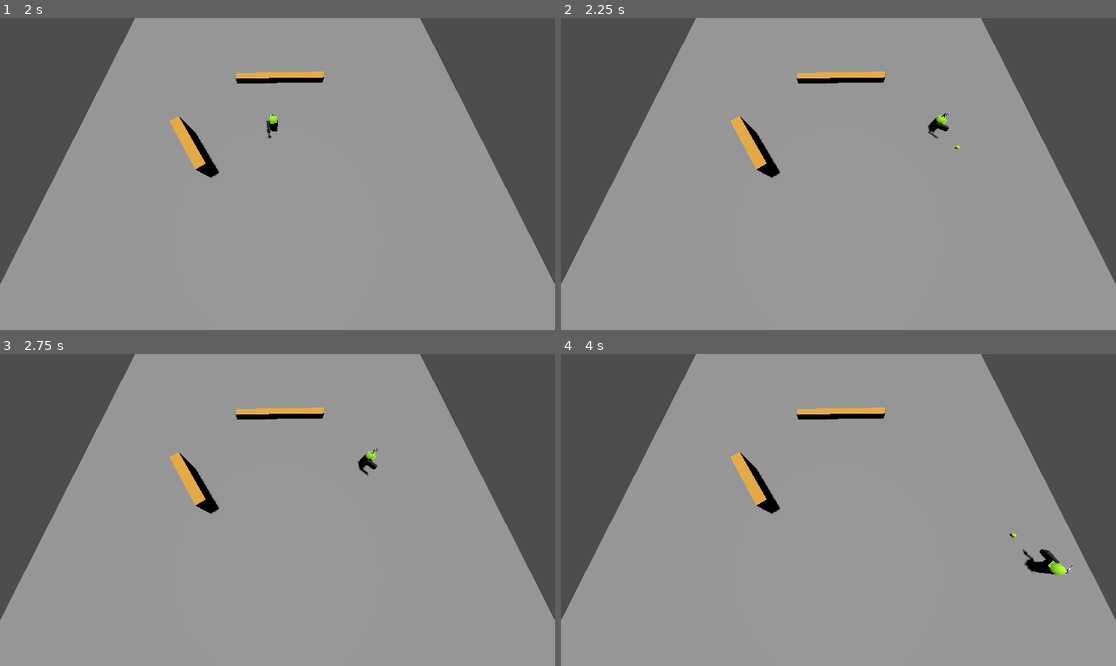
Above: before the commit, frames 1-4 (two rows, left to right).
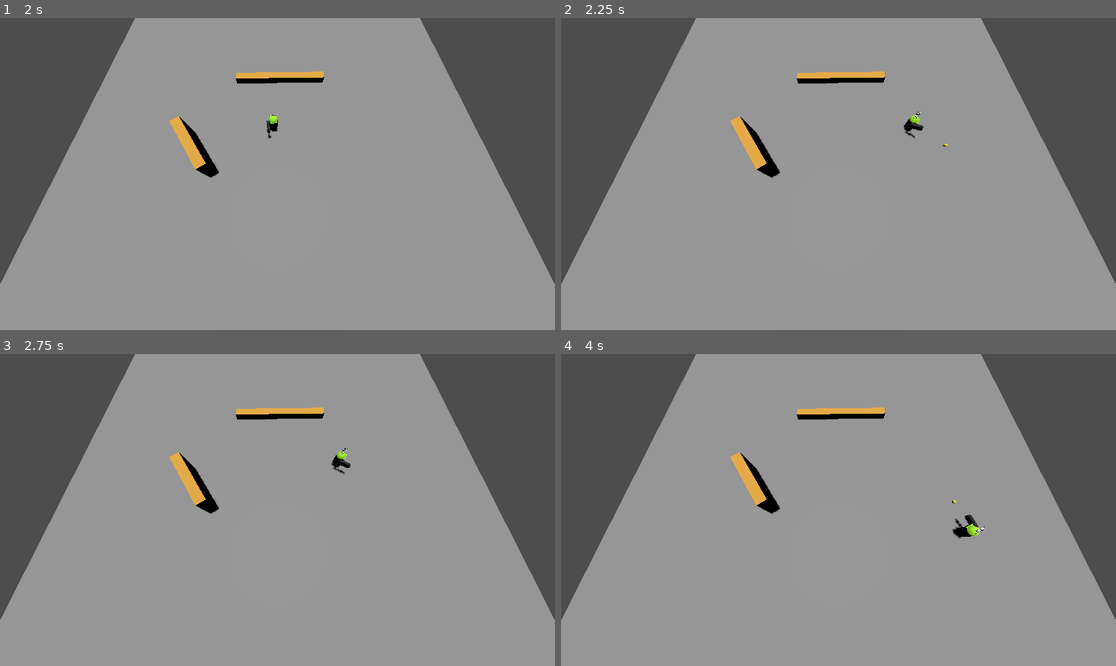
Above: after the commit, the same moments.

Repository: leutine/godot-test-project
Game: Godot game, scene res://main.tscn
The game is run twice, just before and just after one commit, with the same random seed, the same clock (stepped at 60 frames per second) and the same inputs.
Inputs (mouse positions are in pixels of both pictures, inside the frame that each line leads up to):
- Up to frame 1 (2 s): click (199, 130) at 0.52 s; type "Alex" at 0.6 s; click (277, 183) at 0.75 s; type "12" at 0.83 s; click "Host" at 1.25 s
- Up to frame 2 (2.25 s): tap Enter (ui_accept) at 2 s; move the mouse to (960, 158) at 2.02 s; hold D (move_right) from 2.03 s (still down); tap Shift (dodge) at 2.1 s; click (960, 158) at 2.17 s
- Up to frame 3 (2.75 s): keep holding D (move_right); tap Enter (ui_accept) at 2.27 s
- Up to frame 4 (4 s): move the mouse to (727, 525) at 2.77 s; release D (move_right) at 2.78 s; hold S (move_backward) 2.78-3.53 s; tap Shift (dodge) at 2.85, 3.8 s; tap Enter (ui_accept) at 3.02 s; move the mouse to (894, 441) at 3.52 s; press the mouse at (894, 441) at 3.53 s; hold D (move_right) from 3.53 s (still down)

Frame 1 is identical in both runs. In frame 2, 0.3% of the frame differs, in the area x 61-72%, y 30-43%; in frame 3, 0.3%; in frame 4, 0.6%, in the area x 70-93%, y 46-71%.

Commit message:
play with variables

Diff:
--- a/test-project/player.gd
+++ b/test-project/player.gd
@@ -3,8 +3,8 @@
 
 @export var move_speed = 1000.0
 @export var teleport_distance = 5.0
-@export var dodge_speed = 5000.0
-@export var dodge_duration = 0.2
+@export var dodge_speed = 4000.0
+@export var dodge_duration = 0.1
 
 @export var name_label_text = "Player"
 @export var color = Color.BLACK
@@ -44,7 +44,7 @@
 	var move_direction2: Vector2 = Input.get_vector("move_left", "move_right", "move_forward", "move_backward")
 	var move_direction3: Vector3 = Vector3(move_direction2.x, 0, move_direction2.y)
 	move_direction3 = move_direction3.normalized()
-	if Input.is_action_just_pressed("dodge") and move_direction3 != Vector3.ZERO and !dodge.is_dashing() and dodge.can_dash:
+	if Input.is_action_just_pressed("dodge") and !dodge.is_dashing() and dodge.can_dash:
 #		teleport.rpc(move_direction3)
 		dodge.start_dash(dodge_duration)
 
